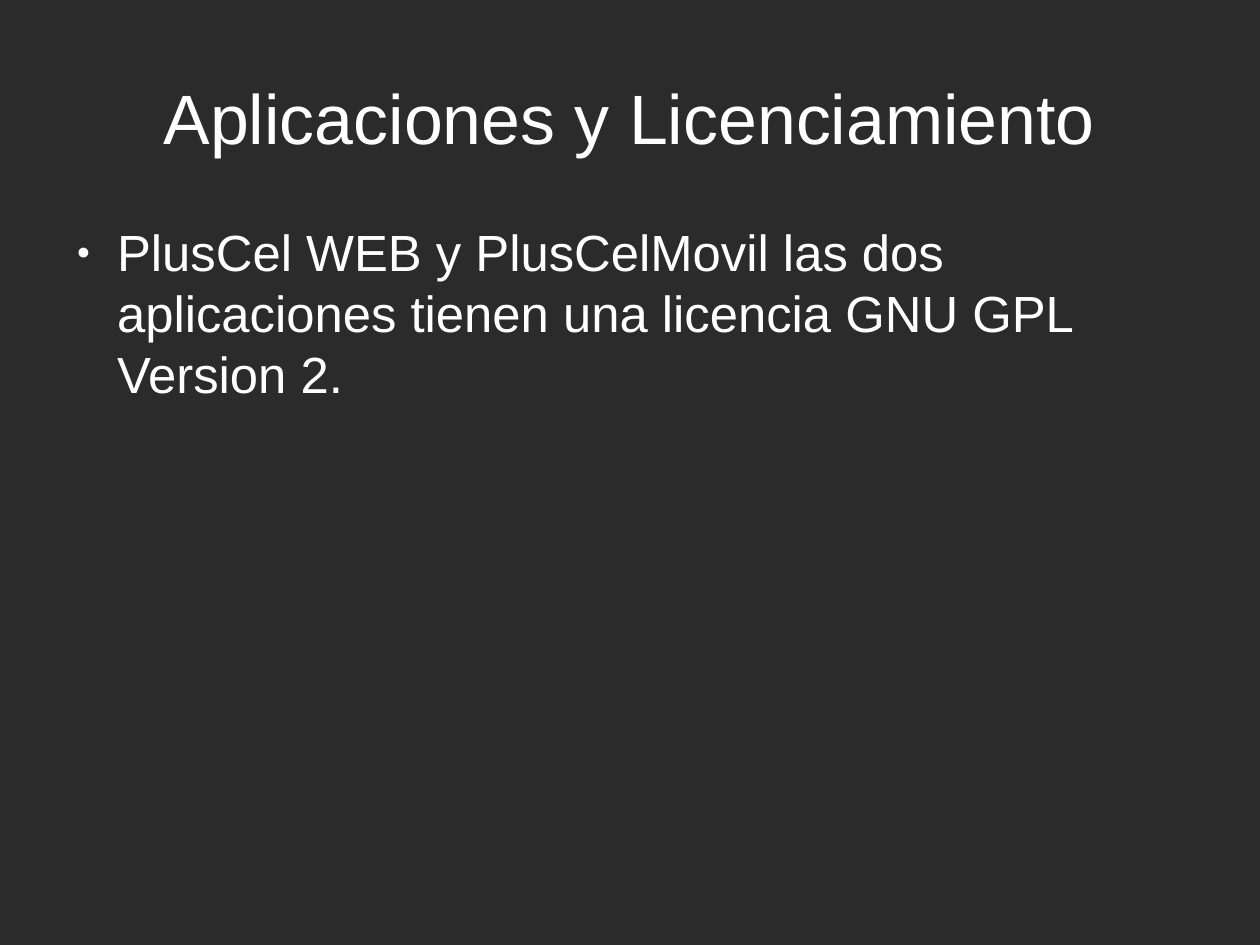
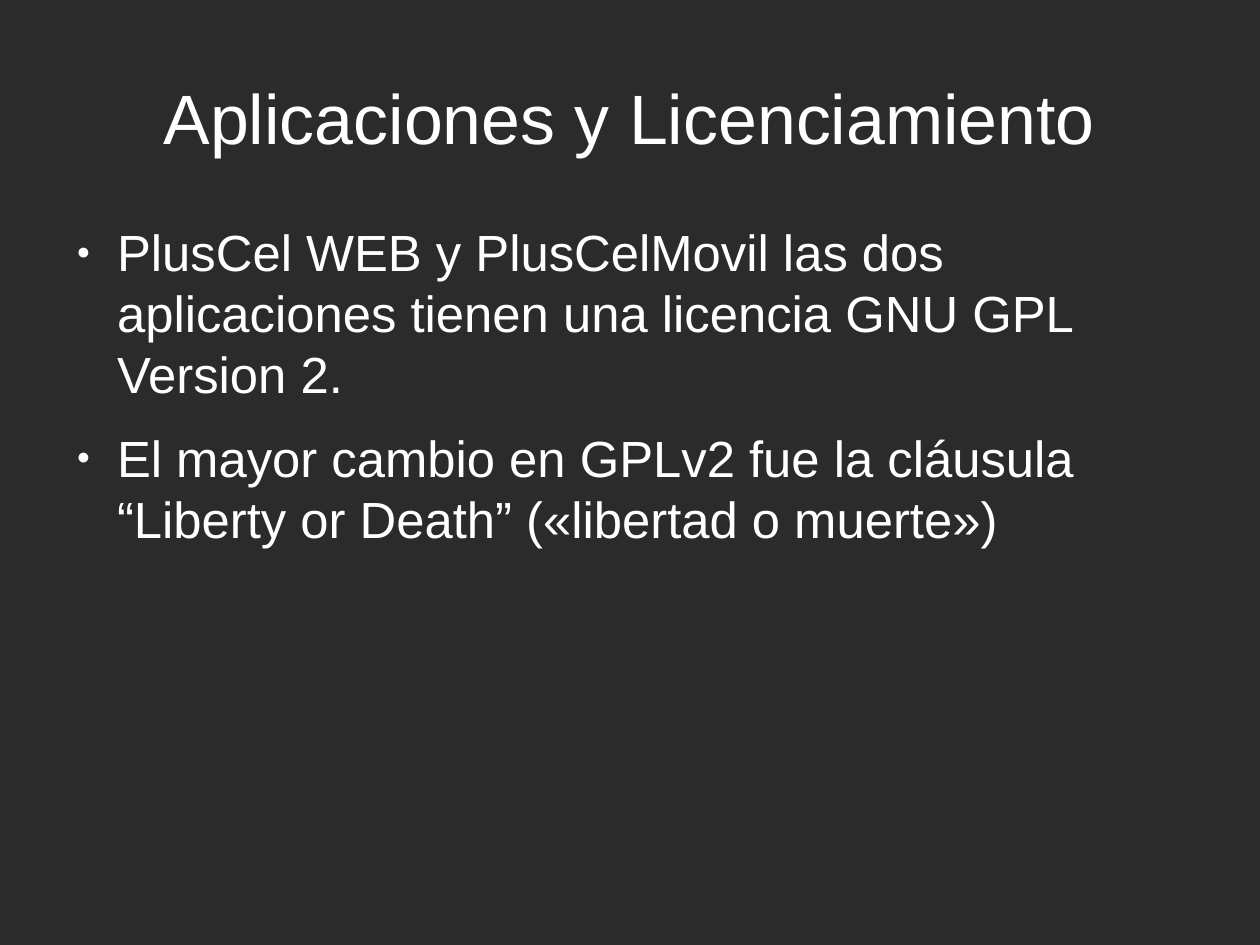
Before and after one commit to PlusCel/PlusCel, a slide deck: slide 7 of presentacion/PresentacionFinal.odp. Drawn at 1260x945 pixels with LibreOffice and Linux fonts; fonts in the diff are those of the drawing; background and template pictures are left out; a plain dark background stands for a picture behind light text. Boxes give left, top, right and bottom in pixels: in the first picture for what was removed or moved away, otherwise in the second. Text is boxed around its words. In the diff, an @@ line names an element or a change of style, - is before the commit and + after.

```diff
--- a/presentacion/PresentacionFinal.odp
+++ b/presentacion/PresentacionFinal.odp
@@ text at [117,439,1073,548]: paragraph added @@
+● El mayor cambio en GPLv2 fue la cláusula “Liberty or Death” («libertad o muerte»)
```
Also in this commit, not shown: 5 other slides changed, 1 slide removed, 1 other file.
